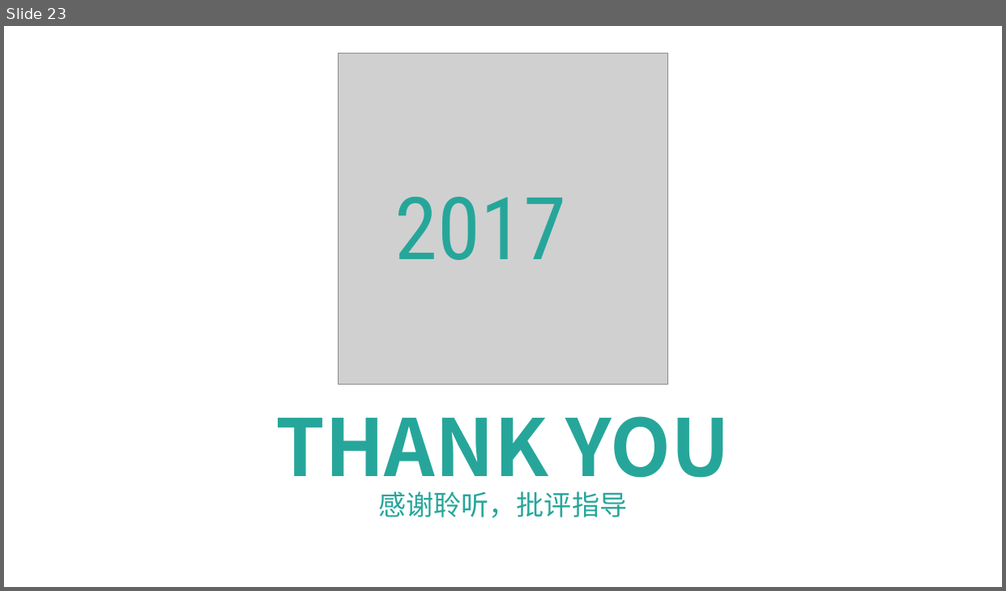
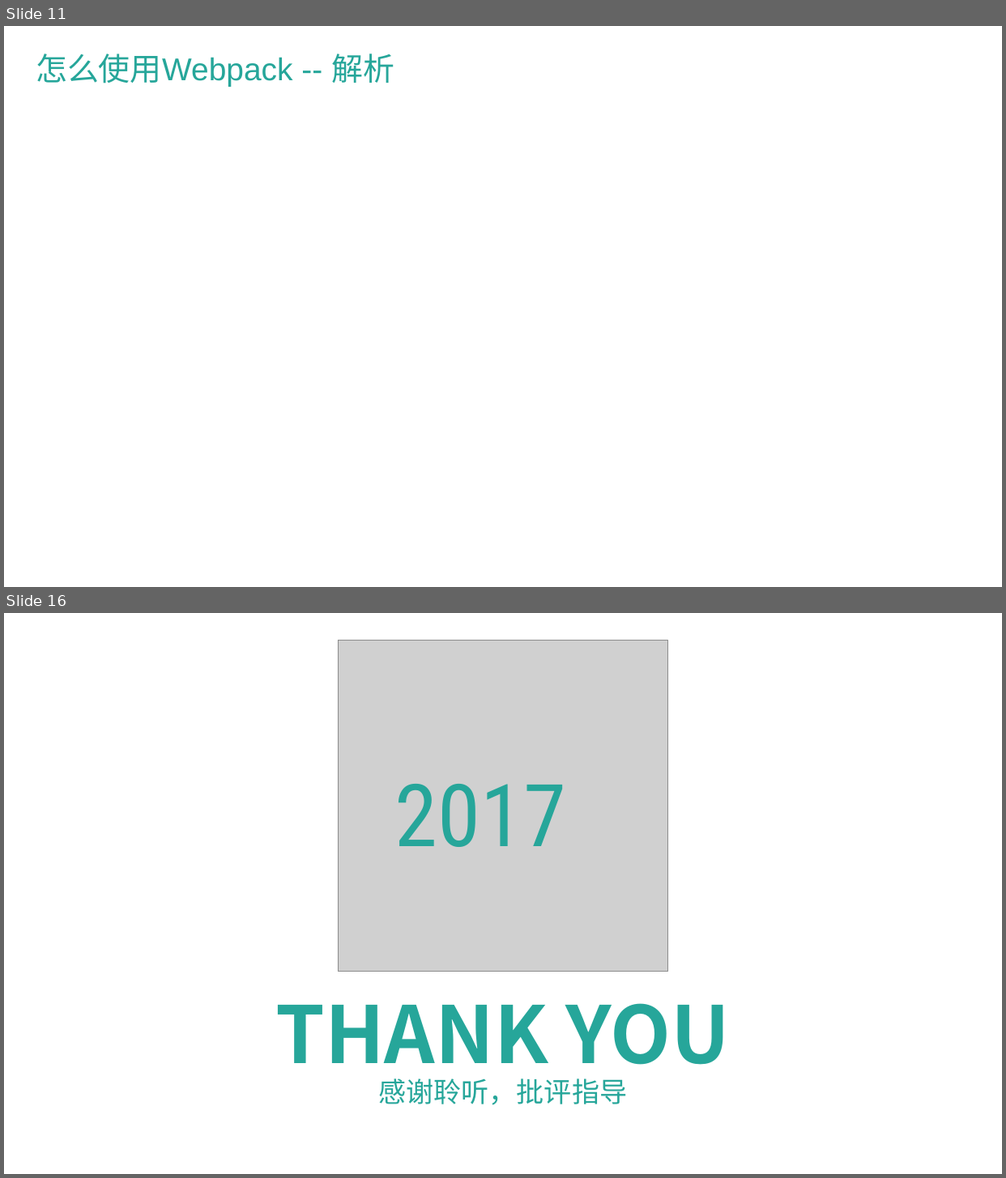
Before and after one commit to wangqiang66/webpack, a slide deck: Webpack简介.pptx. Shown one above the other, each under a label of ours: slide 23 before the commit, slides 11 and 16 after it; the slides between them are not shown. The pictures are 1006x591 and 1006x1178 pixels, drawn with LibreOffice and Linux fonts; fonts in the diff are those of the drawing; grey boxes stand for pictures; background and template pictures are left out. Boxes give left, top, right and bottom in pixels: in the first picture for what was removed or moved away, otherwise in the second. Text is boxed around its words. In the diff, an @@ line names an element or a change of style, - is before the commit and + after.

```diff
--- a/Webpack简介.pptx
+++ b/Webpack简介.pptx
@@ slide 11 added at (x1=4, y1=26, x2=1002, y2=587), background picture (left out) @@
@@ rectangle added at (x1=16, y1=41, x2=991, y2=572), fill #FFFFFF at 80% opacity @@
@@ text added at (x1=36, y1=54, x2=394, y2=87), 32 pt, text #26A69A @@
+怎么使用Webpack -- 解析
@@ what was slide 23 is now slide 16 @@
```
Also in this commit, not shown: 1 slide changed, 7 other slides added, 16 slides removed, 1 other file.
